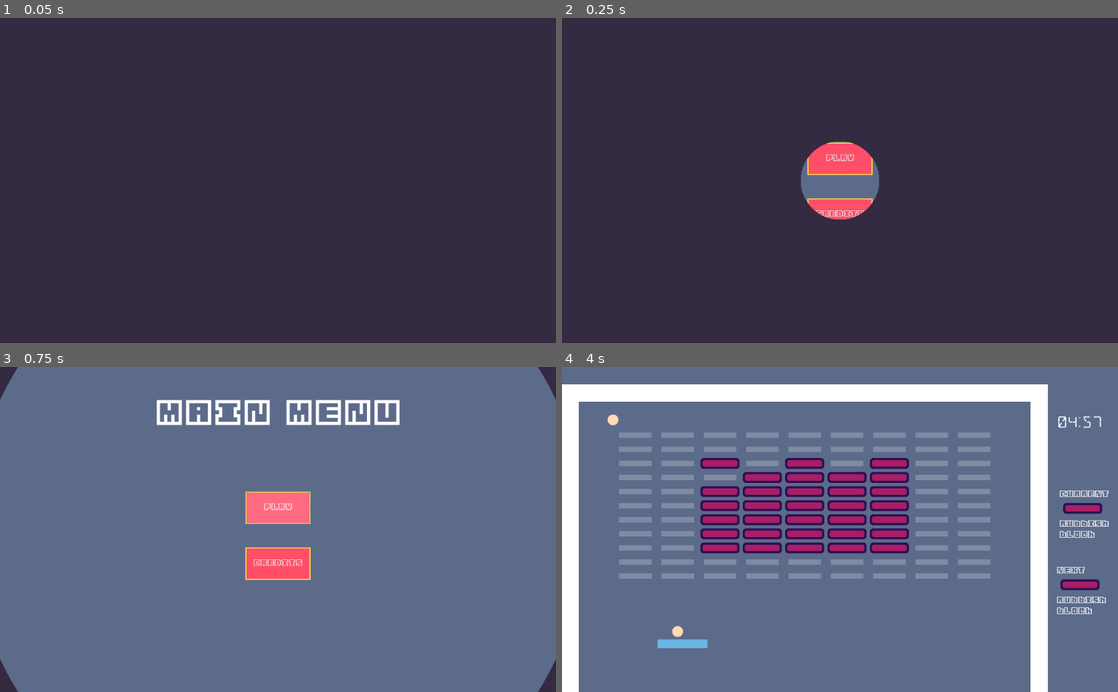
Above: before the commit, frames 1-4 (two rows, left to right).
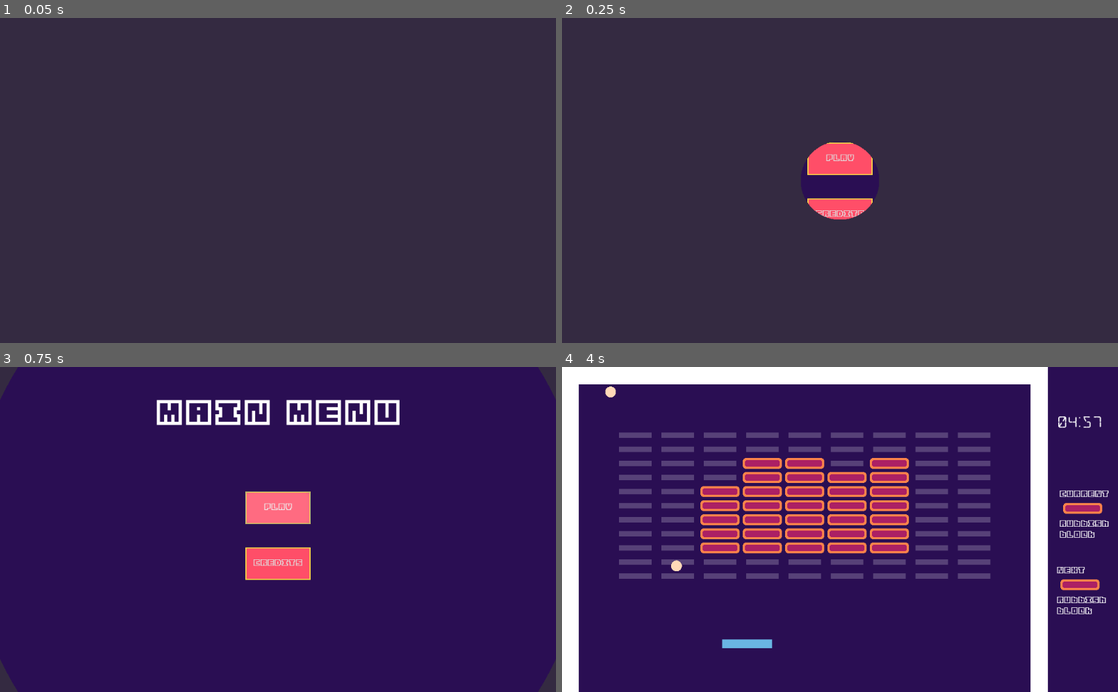
Above: after the commit, the same moments.

Repository: marc-hugh-tom/gmtk-game-jam-2023
Game: Godot game, scene res://scenes/SceneManager.tscn
Same seed, same stepped clock (60 frames per second), same inputs: the game is played once before the commit and once after it.
Inputs (mouse positions are in pixels of both pictures, inside the frame that each line leads up to):
- Up to frame 1 (0.05 s): no input
- Up to frame 2 (0.25 s): no input
- Up to frame 3 (0.75 s): click "PLAY" at 0.5 s
- Up to frame 4 (4 s): click "PLAY" at 1.25 s; move the mouse to (962, 513) at 2.02 s; press the mouse at (962, 513) at 2.03 s; hold Right (ui_right) 2.03-2.78 s; move the mouse to (728, 545) at 2.77 s; release the mouse at (728, 545) at 2.78 s; hold Left (ui_left) 2.78-3.53 s; click (728, 545) at 2.85 s; move the mouse to (895, 458) at 3.52 s; press the mouse at (895, 458) at 3.53 s; hold Right (ui_right) from 3.53 s (still down)

Frame 1 is identical in both runs. In frame 2, 1.1% of the frame differs, in the area x 43-57%, y 38-57%; in frame 3, 96%, in the area x 0-100%, y 0-100%; in frame 4, 90%.

Commit message:
Update visuals

Diff:
--- a/project.godot
+++ b/project.godot
@@ -42,5 +42,5 @@
 
 [rendering]
 
-environment/default_clear_color=Color( 0.368627, 0.423529, 0.545098, 1 )
+environment/default_clear_color=Color( 0.168627, 0.0588235, 0.329412, 1 )
 environment/default_environment="res://default_env.tres"
--- a/scenes/GameContainer.tscn
+++ b/scenes/GameContainer.tscn
@@ -49,7 +49,7 @@
 
 [node name="ColorRect" type="ColorRect" parent="Walls/left"]
 margin_left = -16.0
-margin_top = -268.0
+margin_top = -300.0
 margin_right = 16.0
 margin_bottom = 300.0
 
@@ -61,7 +61,7 @@
 
 [node name="ColorRect" type="ColorRect" parent="Walls/right"]
 margin_left = -16.0
-margin_top = -268.0
+margin_top = -300.0
 margin_right = 16.0
 margin_bottom = 300.0
 
@@ -69,7 +69,7 @@
 shape = SubResource( 3 )
 
 [node name="top" type="StaticBody2D" parent="Walls"]
-position = Vector2( 512, 48 )
+position = Vector2( 512, 16 )
 
 [node name="ColorRect" type="ColorRect" parent="Walls/top"]
 margin_left = -448.0
Binary file changed: assets/sprites/basic_block.png
Binary file changed: assets/sprites/tough_block.png
